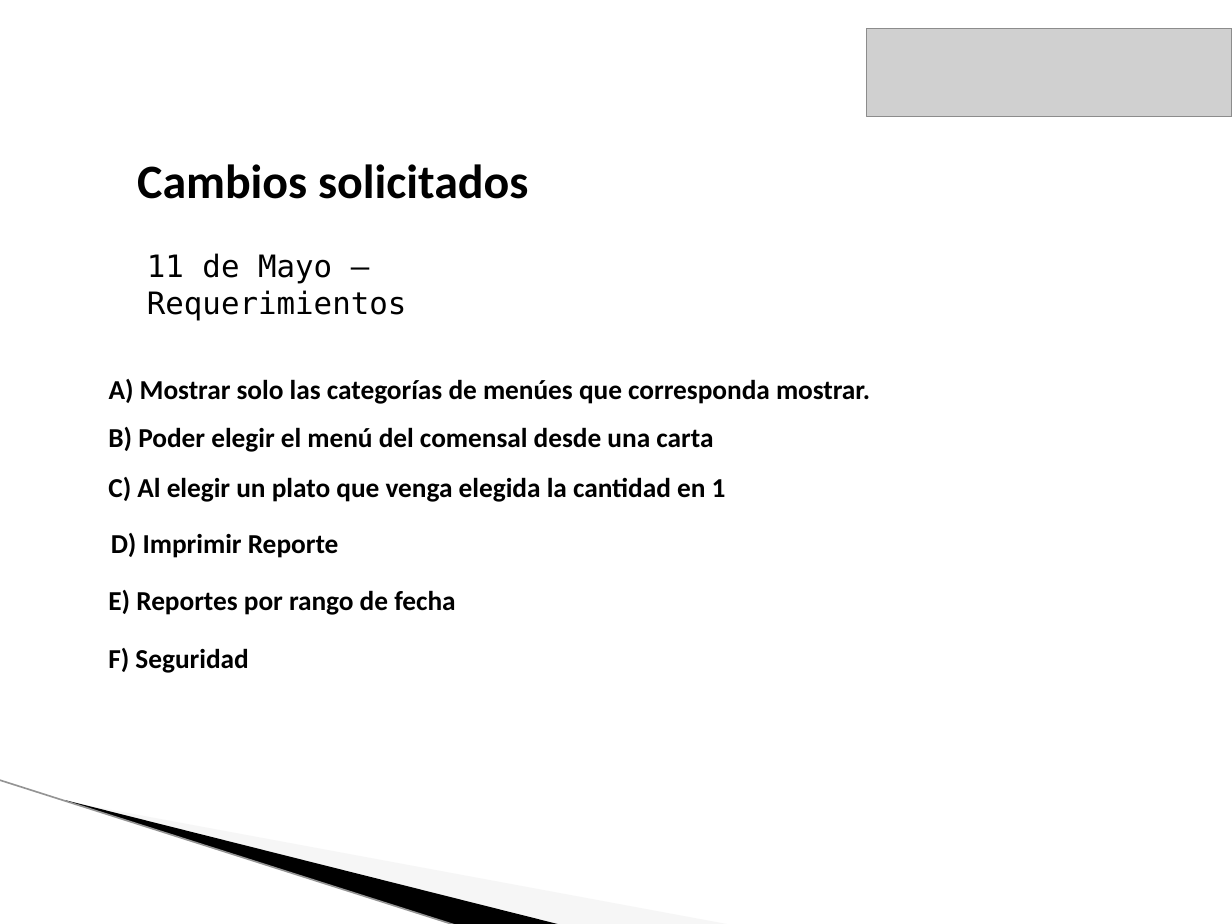
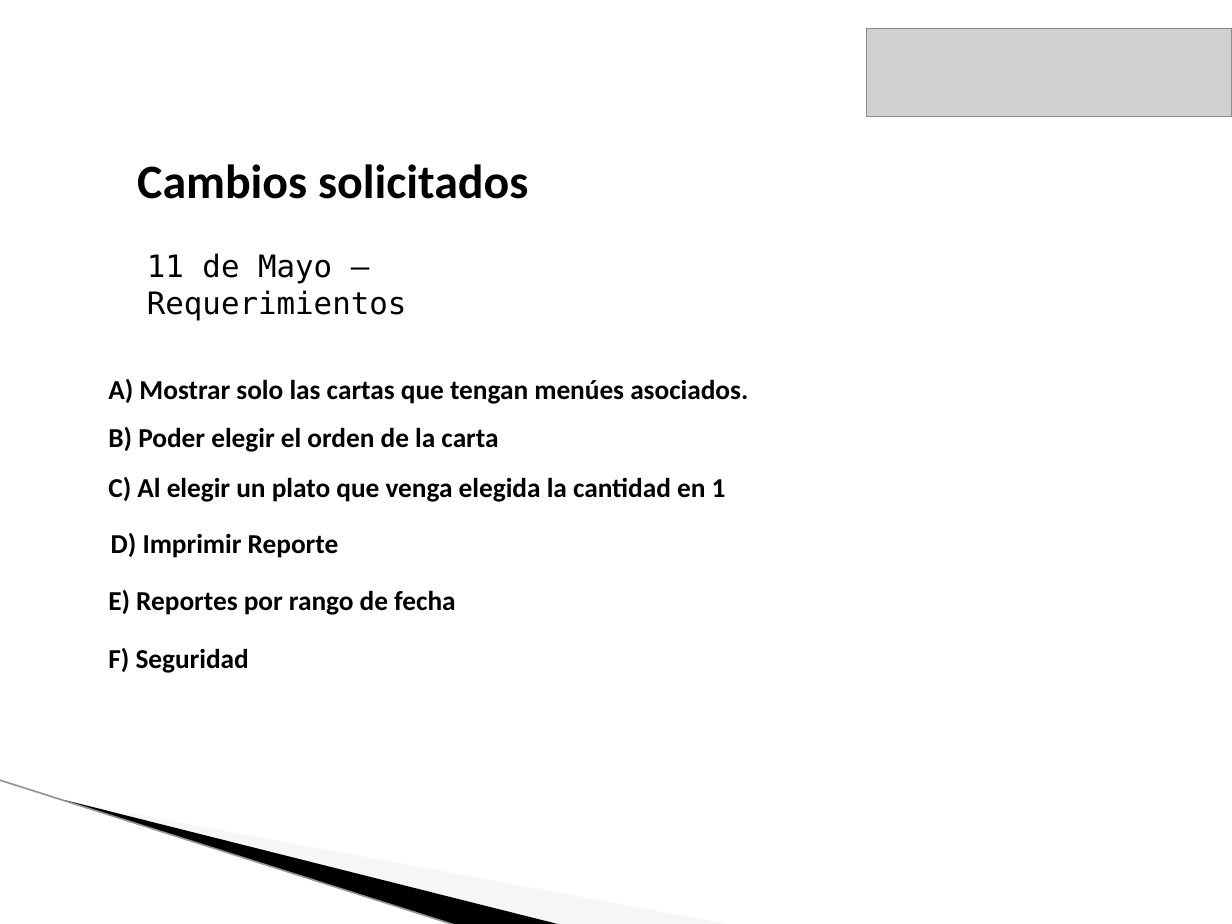
Before and after one commit to lucasdicesaro/reser-bar, a slide deck: slide 36 of documentacion/Presentacion Final ReserBar/Presentacion Final.pptx (slide 18 before the commit). Drawn at 1232x924 pixels with LibreOffice and Linux fonts; fonts in the diff are those of the drawing; grey boxes stand for pictures; background and template pictures are left out. Boxes give left, top, right and bottom in pixels: in the first picture for what was removed or moved away, otherwise in the second. Text is boxed around its words. In the diff, an @@ line names an element or a change of style, - is before the commit and + after.

```diff
--- a/documentacion/Presentacion Final ReserBar/Presentacion Final.pptx
+++ b/documentacion/Presentacion Final ReserBar/Presentacion Final.pptx
@@ text at (108, 379, 748, 404): text changed @@
-A) Mostrar solo las categorías de menúes que corresponda mostrar.
+A) Mostrar solo las cartas que tengan menúes asociados.
@@ text at (108, 427, 498, 452): text changed @@
-B) Poder elegir el menú del comensal desde una carta
+B) Poder elegir el orden de la carta
```
Also in this commit, not shown: 6 other slides changed, 27 slides added, 7 slides removed, 2 other files.
